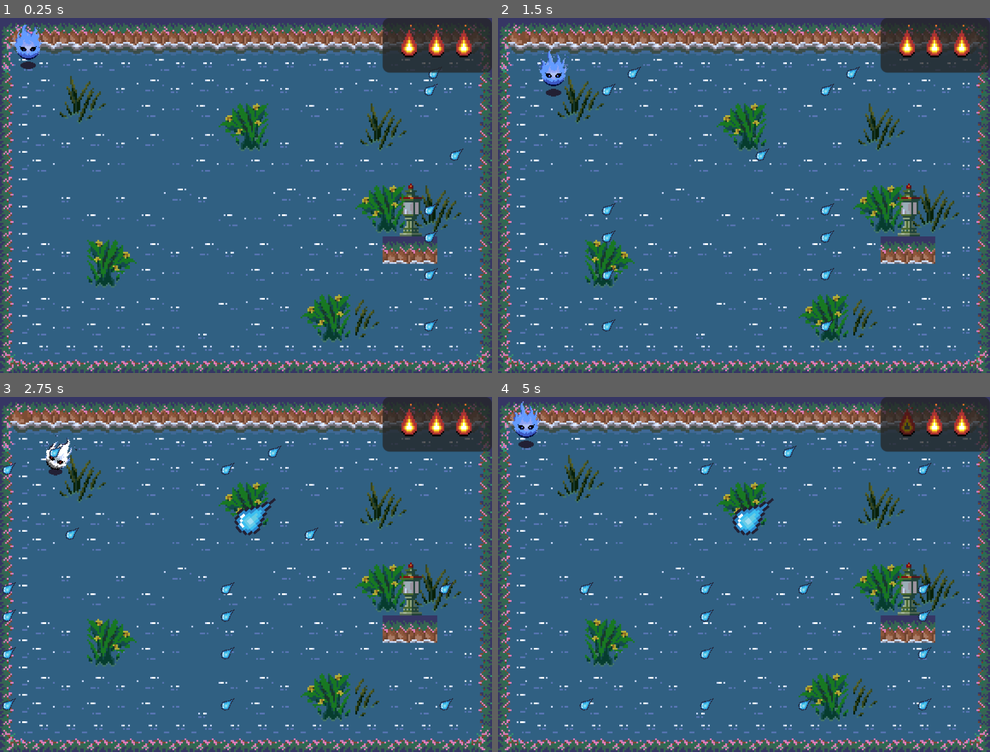
Above: before the commit, frames 1-4 (two rows, left to right).
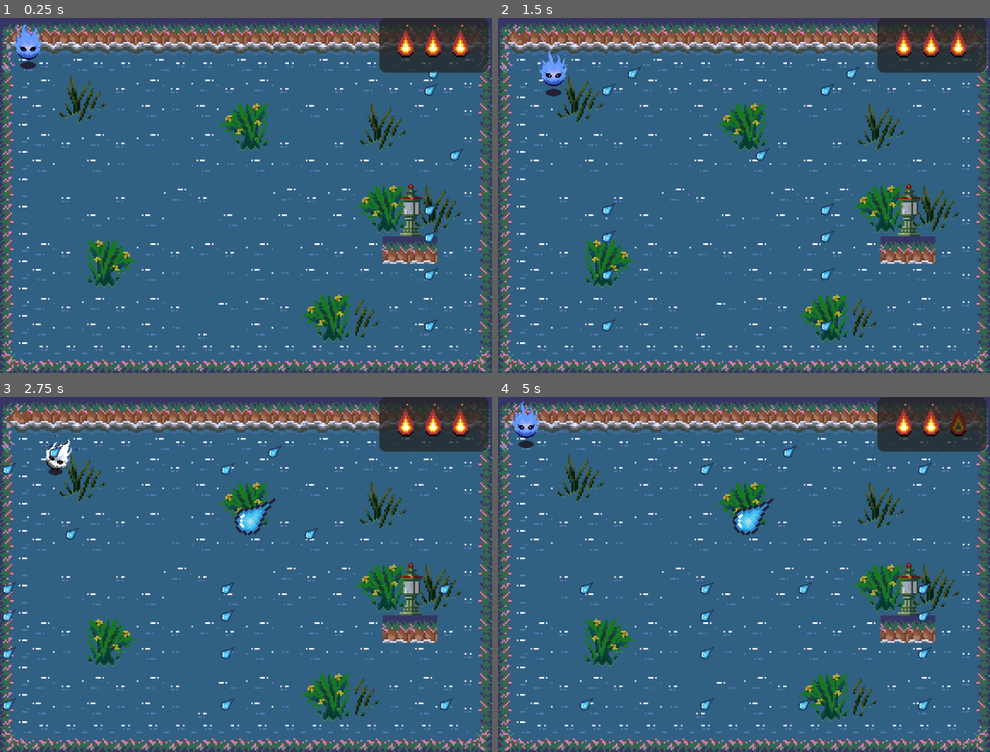
Above: after the commit, the same moments.

Repository: Edric723/Frogger_swamp
Game: Godot game, scene res://src/scenes/main.tscn
The game is run twice, just before and just after one commit, with the same random seed, the same clock (stepped at 60 frames per second) and the same inputs.
Inputs:
- Up to frame 1 (0.25 s): no input
- Up to frame 2 (1.5 s): hold Right (right) 0.53-1.28 s; hold Down (down) from 1.28 s (still down)
- Up to frame 3 (2.75 s): release Down (down) at 2.03 s; hold Right (right) from 2.03 s (still down)
- Up to frame 4 (5 s): release Right (right) at 2.78 s; hold Up (up) 2.78-3.53 s; hold Left (left) from 3.53 s (still down)

The runs differ from the first frame. In frame 1, 0.8% of the frame differs, in the area x 76-100%, y 0-16%; in frame 2, 0.8%; in frame 3, 0.8%; in frame 4, 0.9%.

Commit message:
Update - fixes

Diff:
--- a/src/scenes/hud.tscn
+++ b/src/scenes/hud.tscn
@@ -79,6 +79,7 @@
 grow_horizontal = 0
 size_flags_horizontal = 4
 size_flags_vertical = 4
+theme_override_constants/margin_right = 2
 
 [node name="PanelContainer" type="PanelContainer" parent="MarginContainer"]
 layout_mode = 2
@@ -87,7 +88,6 @@
 theme = SubResource("Theme_erks1")
 
 [node name="HBoxContainer" type="HBoxContainer" parent="MarginContainer/PanelContainer"]
-layout_direction = 3
 layout_mode = 2
 size_flags_horizontal = 8
 size_flags_vertical = 0
@@ -96,7 +96,7 @@
 [node name="vidas" type="HBoxContainer" parent="MarginContainer/PanelContainer/HBoxContainer"]
 unique_name_in_owner = true
 layout_mode = 2
-size_flags_horizontal = 8
+size_flags_horizontal = 4
 size_flags_vertical = 4
 theme_override_constants/separation = -16
 alignment = 2
--- a/src/scripts/game_state_manager.gd
+++ b/src/scripts/game_state_manager.gd
@@ -21,7 +21,7 @@
 func on_todas_las_metas_ocupada():
 	print("GANASTE EL JUEGO!!!")
 	jugador.set_process_input(false)
-	jugador.animated_sprite_2d.self_modulate = Color (0, 1, 0)
+	jugador.animated_sprite_2d.self_modulate = Color (1, 0.4, 0)
 	hud.mostrar_victoria()
 
 
--- a/src/scripts/hud.gd
+++ b/src/scripts/hud.gd
@@ -40,7 +40,7 @@
 
 
 func mostrar_victoria():
-	resultado.text = "Válido para un aprobado!"
+	resultado.text = "¡Ganaste! \nVálido para un aprobado"
 	panel_resultado.show()
 
 
